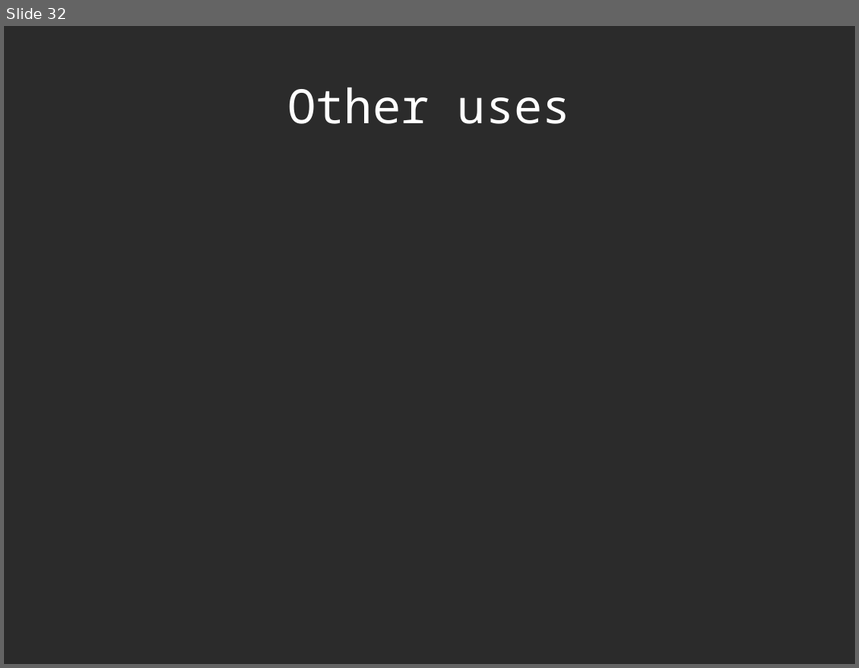
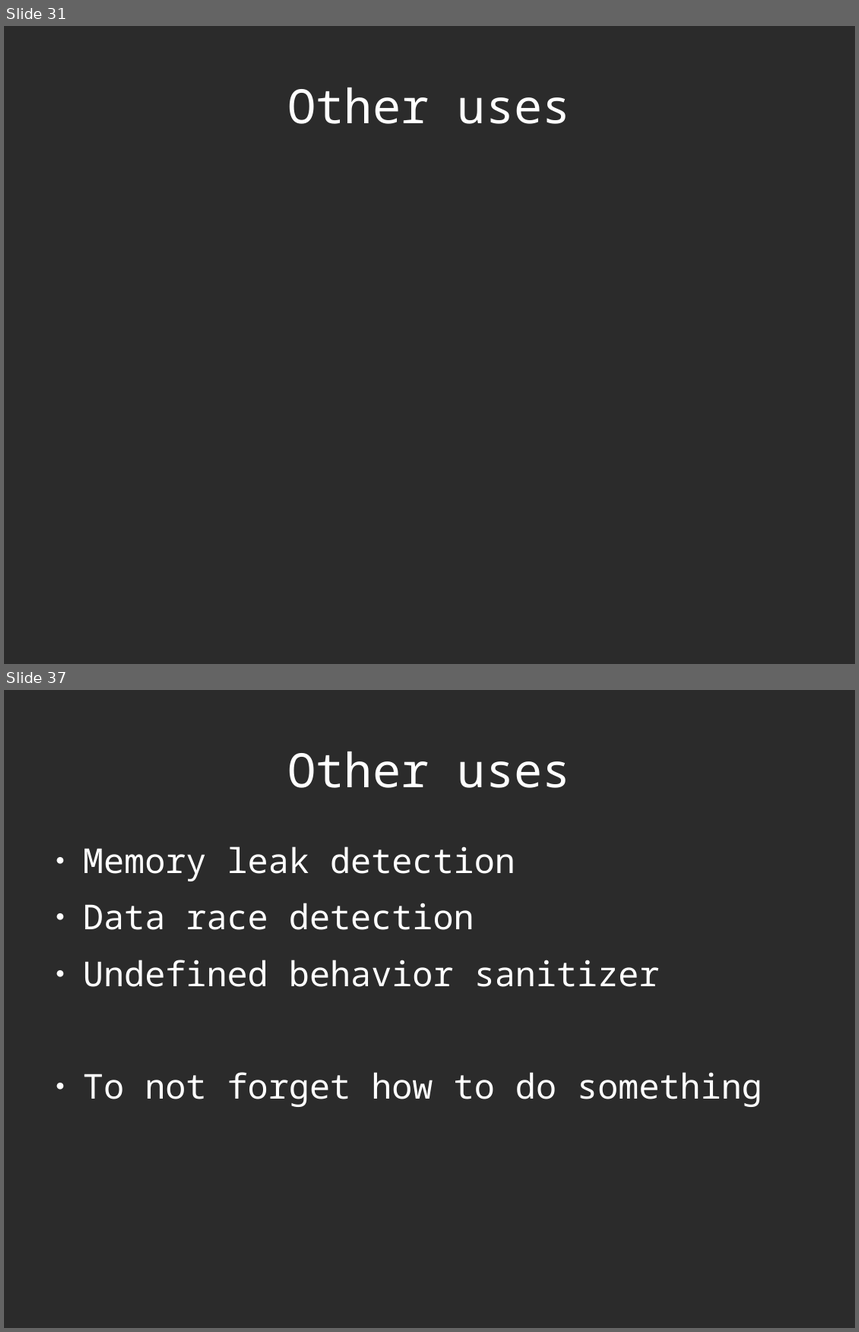
Before and after one commit to richelbilderbeek/CppPresentations, a slide deck: TravisPipeline/TravisPipeline.odp. Shown one above the other, each under a label of ours: slide 32 before the commit, slides 31 and 37 after it; the slides between them are not shown. The pictures are 859x668 and 859x1332 pixels, drawn with LibreOffice and Linux fonts; fonts in the diff are those of the drawing; background and template pictures are left out; a plain dark background stands for a picture behind light text. Boxes give left, top, right and bottom in pixels: in the first picture for what was removed or moved away, otherwise in the second. Text is boxed around its words. In the diff, an @@ line names an element or a change of style, - is before the commit and + after.

```diff
--- a/TravisPipeline/TravisPipeline.odp
+++ b/TravisPipeline/TravisPipeline.odp
@@ slide 37 added at bbox=[4, 690, 855, 1328], background picture (left out) @@
@@ title added at bbox=[287, 752, 571, 788], 44 pt, text #FFFFFF @@
+Other uses
@@ text added at bbox=[83, 847, 762, 1107], 32 pt, text #FFFFFF @@
+● Memory leak detection
+● Data race detection
+● Undefined behavior sanitizer
+● To not forget how to do something
@@ what was slide 32 is now slide 31 @@
```
Also in this commit, not shown: 6 slides changed, 5 other slides added, 1 slide removed, 12 other files.
